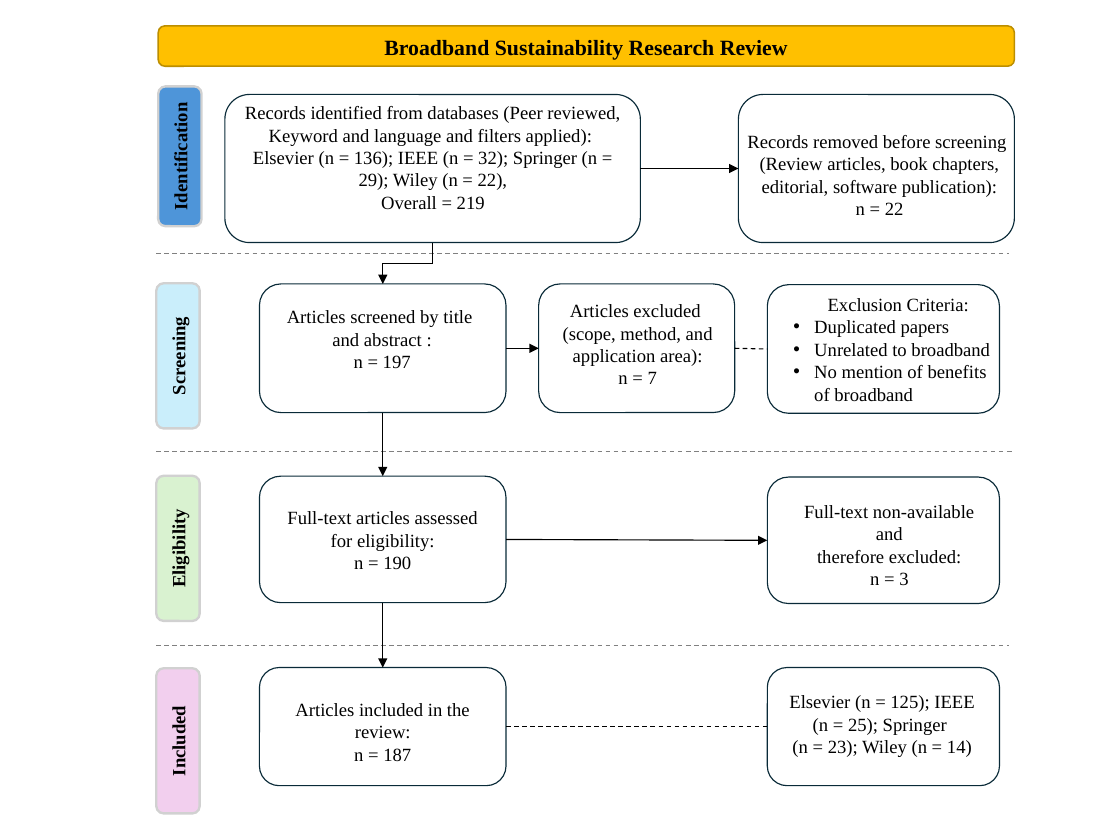
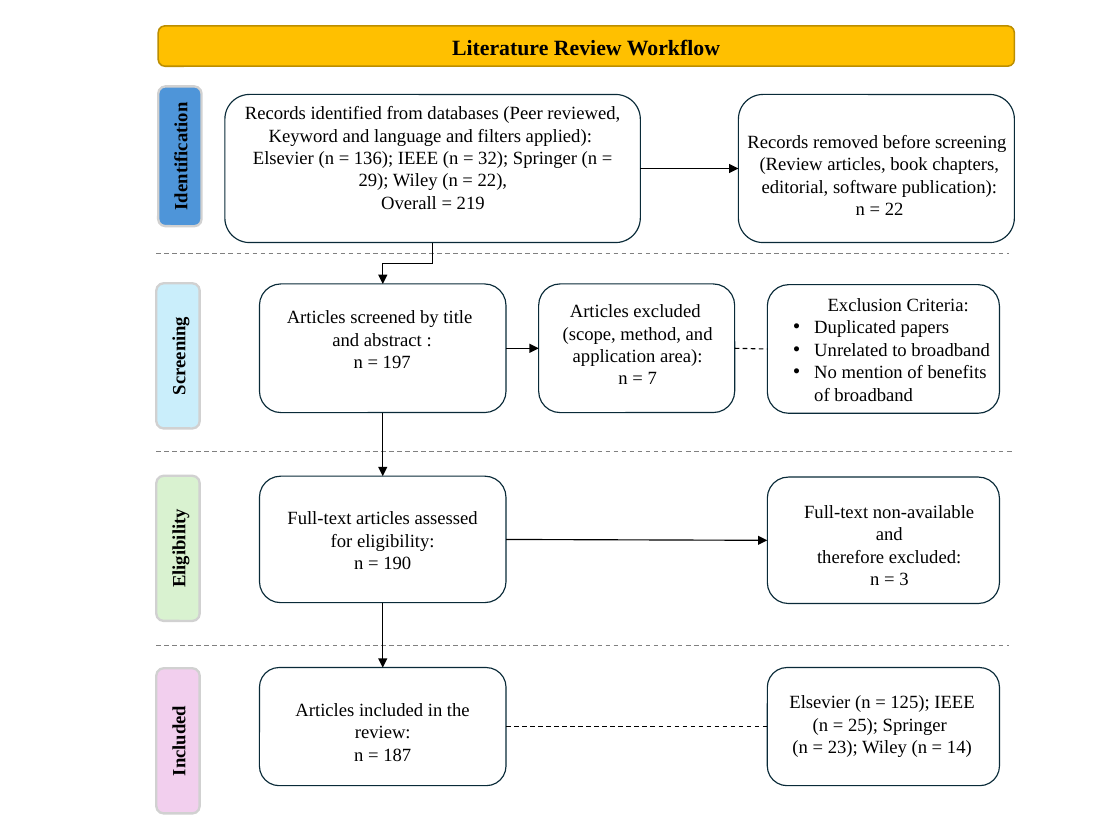
Before and after one commit to Bonface-Osoro/slerbs, a slide deck: slide 1 of docs/broslire.pptx. Drawn at 1120x840 pixels with LibreOffice and Linux fonts; fonts in the diff are those of the drawing. Boxes give left, top, right and bottom in pixels: in the first picture for what was removed or moved away, otherwise in the second. Text is boxed around its words. In the diff, an @@ line names an element or a change of style, - is before the commit and + after.

```diff
--- a/docs/broslire.pptx
+++ b/docs/broslire.pptx
@@ text in rounded rectangle at bbox=[452, 39, 720, 56]: text changed @@
-Broadband Sustainability Research Review
+Literature Review Workflow
```
Also in this commit, not shown: 7 other files.
